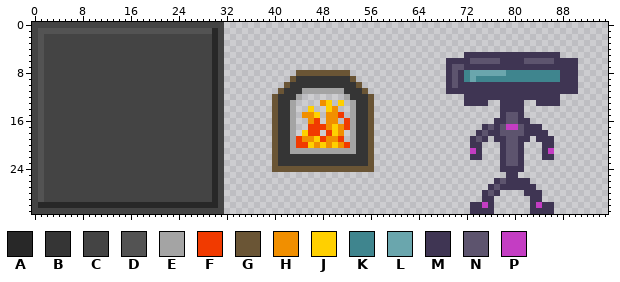
Two states of a sprite sheet, client/assets/atlas-1.png. Above is the file before it was changed.
The file is 96x32 pixels. Colours within 5 levels of each other are drawn and written as one.
Palette (. is transparent): A #282828  B #353535  C #444444  D #535353  E #a4a4a4  F #f13a00  G #6a5535  H #f18f00  J #ffd000  K #3f858e  L #6aa6ad  M #3f3553  N #5d546e  P #c43dc3
Pixels before (only the part around the change), first column x 60:
 0 ....................................
 1 ....................................
 2 ....................................
 3 ....................................
 4 ....................................
 5 ............MMMMMMMMMMMMMMMM........
 6 .........MMMMNNNNNMMMMNNNNNMMMM.....
 7 .........MNNMMMMMMMMMMMMMMMMMMM.....
 8 .........MNMKLLLLLLKKKKKKKKKMMM.....
 9 .........MNMKLKKKKKKKKKKKKKKMMM.....
10 .........MNMMMMMMMMMMMMMMMMMMMM.....
11 .........MMMMMMMMMMMMMMMMMMMMMM.....
12 ............MMMMMMMMMMMMMMMM........
13 ............MMMM..MMMM..MMMM........
14 ..................MMMM..............
15 ..................MNNM..............
16 .................MMNNMM.............
17 ...............MNMNPPNMMM...........
18 ..............MNMMNNNNMMMM..........
19 .............MNM.MMNNMM.MMM.........
20 .............MM...MNNM...MM.........
21 .............PM...MNNM...MP.........
22 .............MM...MNNM...MM.........
23 ..................MNNM..............
24 ..................MMMM..............
25 ...................MM...............
26 .................MNMMMM.............
27 ................MNMMMMMM............
28 ...............MNM....MMM...........
29 ...............MM......MM...........
30 .............MMPM......MPMM.........
31 .............MMMM......MMMM.........
And afterwards:
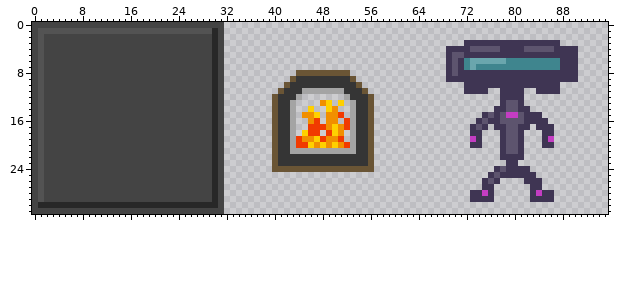
The exact change:
Changed rows in their new state; - is an unchanged pixel.
first column x 69:
 3 ---MMMMMMMMMMMMMMMM---
 4 MMMMNNNNNMMMMNNNNNMMMM
 5 MNN----------------MMM
 6 -N-KLLLLLLKKKKKKKKK---
 7 --MKLKKKKKKKKKKKKKK---
 8 ---MMMMMMMMMMMMMMMM---
 9 -M-MMMMMMMMMMMMMMMM---
10 ...----------------...
11 ...----..----..----...
12 ---......----......---
13 ---....---NN---....---
14 --------M-NN-M--------
15 ------MNMNPPNMMM------
16 -----MNM-N--N-MMM-----
17 ----MN-.-MNNM-.-MM----
18 ----M-...M--M...-M----
19 ----PM.-.----.-.-P----
21 ----..----------..----
22 ----..----MM----..----
23 ---------.MM.---------
24 --------MN---M--------
25 -------MNM--MMM-------
26 ------MN-....-MM------
27 ------M-......-M------
28 ----MMPM.----.-PMM----
29 ----MM----------MM----
30 ----....------....----
31 ----....------....----
Pixel boxes of the changes (left, top, right, bottom) in both pictures:
changed: (446, 40, 578, 214)
